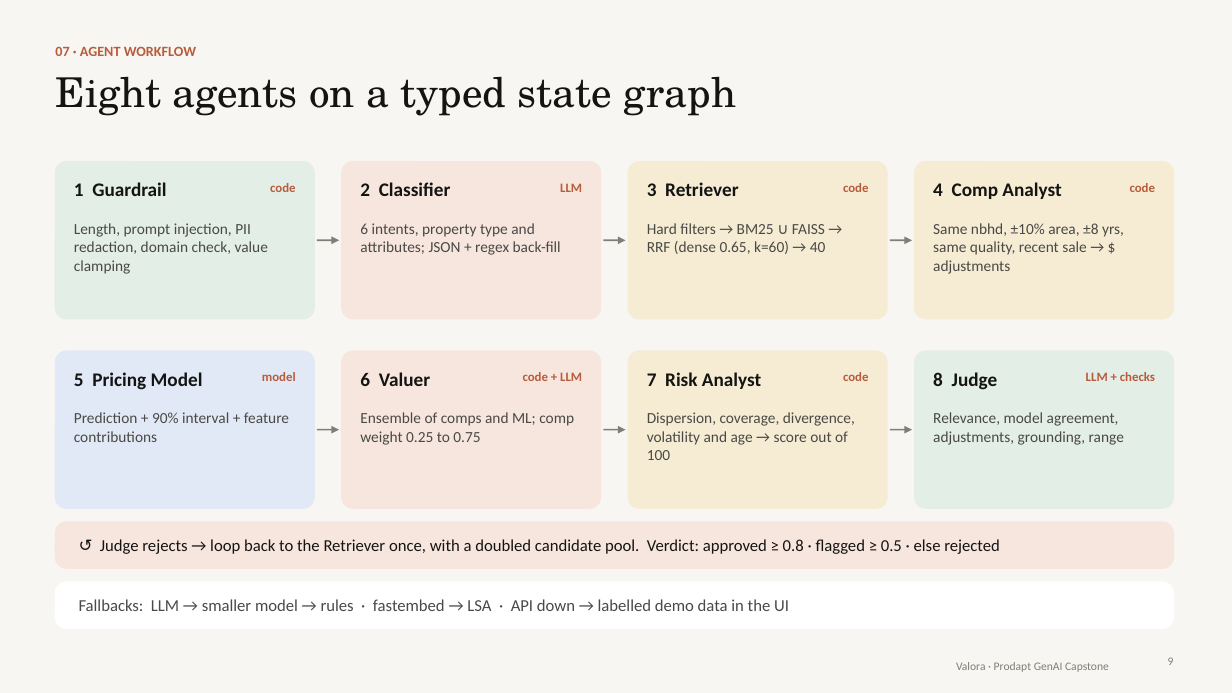
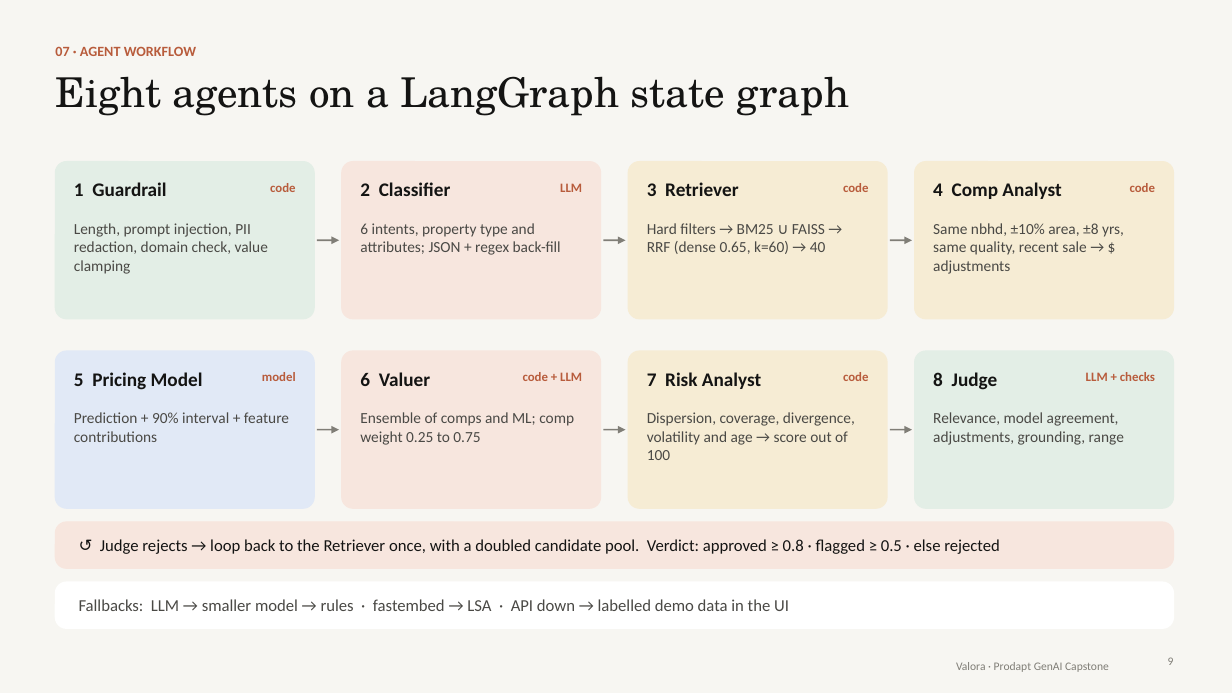
Before and after one commit to ankushsanghvi/Ankush_RealEstate, a slide deck: slide 9 of presentation/Project_Presentation.pptx. Drawn at 1232x693 pixels with LibreOffice and Linux fonts; fonts in the diff are those of the drawing. Boxes give left, top, right and bottom in pixels: in the first picture for what was removed or moved away, otherwise in the second. Text is boxed around its words. In the diff, an @@ line names an element or a change of style, - is before the commit and + after.

```diff
--- a/presentation/Project_Presentation.pptx
+++ b/presentation/Project_Presentation.pptx
@@ title at (55, 76, 850, 116): text changed @@
-Eight agents on a typed state graph
+Eight agents on a LangGraph state graph
```
Also in this commit, not shown: 3 other slides changed, 13 other files.
